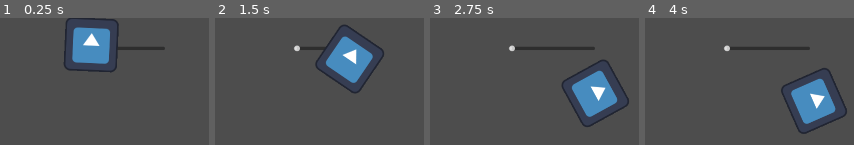
Above: before the commit, frames 1-4 (left to right).
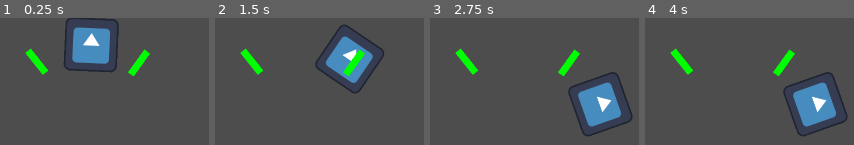
Above: after the commit, the same moments.

Repository: mntjams/game-jam-25-2
Game: Godot game, scene res://scenes/bar.tscn
Two runs of this game, one before a commit and one after it. Both use one fixed random seed, a clock stepped at 60 frames per second and the inputs below. This scene is started directly instead of the project's main scene. The engine's default icon, where the game draws it, is replaced by a stand-in: a white triangle on a blue panel in a dark square.
Inputs:
- Up to frame 1 (0.25 s): no input
- Up to frame 2 (1.5 s): hold D (right) 0.53-1.28 s; hold E (interact) 0.53-1.28 s; hold S (down) from 1.28 s (still down); tap Space (slots) at 1.35 s
- Up to frame 3 (2.75 s): release S (down) at 2.03 s; hold D (right) from 2.03 s (still down); tap Q at 2.1 s
- Up to frame 4 (4 s): release D (right) at 2.78 s; hold W (up) 2.78-3.53 s; tap E (interact) at 2.85 s; tap Enter at 3.5 s; hold A (left) from 3.53 s (still down); tap Space (slots) at 3.6 s

The runs differ from the first frame. In frame 1, 2.2% of the frame differs, in the area x 11-79%, y 22-46%; in frame 2, 2.1%; in frame 3, 8.7%, in the area x 11-98%, y 21-93%; in frame 4, 6.1%.

Commit message:
bar minigame mega nice draft

Diff:
--- a/scenes/bar.tscn
+++ b/scenes/bar.tscn
@@ -1,7 +1,8 @@
-[gd_scene load_steps=4 format=3 uid="uid://dcg75o4frx58c"]
+[gd_scene load_steps=5 format=3 uid="uid://dcg75o4frx58c"]
 
 [ext_resource type="Script" uid="uid://dvym4ff1xdcul" path="res://scripts/bar_minigame.gd" id="1_5dekh"]
 [ext_resource type="Texture2D" uid="uid://jhl61vbnmv02" path="res://assets/img/icon.svg" id="2_bwlfd"]
+[ext_resource type="Texture2D" uid="uid://b2q146hutsua7" path="res://assets/img/text_rect_small.png" id="3_x848m"]
 
 [sub_resource type="Curve2D" id="Curve2D_5dekh"]
 _data = {
@@ -14,12 +15,6 @@
 
 [node name="CanvasLayer" type="CanvasLayer" parent="."]
 
-[node name="slider" type="HSlider" parent="CanvasLayer"]
-offset_left = 189.0
-offset_top = 54.0
-offset_right = 396.0
-offset_bottom = 93.0
-
 [node name="Path2D" type="Path2D" parent="CanvasLayer"]
 position = Vector2(115, 93)
 curve = SubResource("Curve2D_5dekh")
@@ -30,3 +25,25 @@
 
 [node name="Sprite2D" type="Sprite2D" parent="CanvasLayer/Path2D/PathFollow2D"]
 texture = ExtResource("2_bwlfd")
+
+[node name="left" type="PathFollow2D" parent="CanvasLayer/Path2D"]
+position = Vector2(-114, 123)
+rotation = -1.2137831
+
+[node name="TextureRect" type="TextureRect" parent="CanvasLayer/Path2D/left"]
+self_modulate = Color(0, 1, 0, 1)
+offset_top = -31.505611
+offset_right = 17.001907
+offset_bottom = 36.035343
+texture = ExtResource("3_x848m")
+
+[node name="right" type="PathFollow2D" parent="CanvasLayer/Path2D"]
+position = Vector2(-114, 123)
+rotation = -1.2137831
+
+[node name="TextureRect" type="TextureRect" parent="CanvasLayer/Path2D/right"]
+self_modulate = Color(0, 1, 0, 1)
+offset_top = -31.505611
+offset_right = 17.001907
+offset_bottom = 36.035343
+texture = ExtResource("3_x848m")
--- a/scripts/bar_minigame.gd
+++ b/scripts/bar_minigame.gd
@@ -1,17 +1,39 @@
 extends Node2D
 @onready var pathf = $CanvasLayer/Path2D/PathFollow2D
+@onready var left = $CanvasLayer/Path2D/left
+@onready var right = $CanvasLayer/Path2D/right
 var vel = 0.002
 var press_vel = vel*30
+var sweet_spot = 0
+var lost = false
 # Called when the node enters the scene tree for the first time.
 func _ready() -> void:
 	pathf.progress_ratio = 0.5
+	sweet_spot = randf_range(0.2, 0.5)
+	var margin = (1-sweet_spot)/2
+	left.progress_ratio = margin
+	right.progress_ratio = 1-margin
+
 
 # Called every frame. 'delta' is the elapsed time since the previous frame.
 func _physics_process(delta: float) -> void:
-	if Input.is_action_just_pressed("left"):
-		pathf.progress_ratio -= press_vel
-	elif Input.is_action_just_pressed("right"):
-		pathf.progress_ratio += press_vel
-	elif pathf.progress_ratio >= 0.5 and pathf.progress_ratio <= 0.99:
-		pathf.progress_ratio += vel
-	elif pathf.progress_ratio < 0.5 and pathf.progress_ratio >= 0.01: pathf.progress_ratio -= vel
+	if not lost:
+		if Input.is_action_just_pressed("left"):
+			pathf.progress_ratio -= press_vel
+		elif Input.is_action_just_pressed("right"):
+			pathf.progress_ratio += press_vel
+		elif pathf.progress_ratio >= 0.5 and pathf.progress_ratio <= 0.99:
+			pathf.progress_ratio += vel
+		elif pathf.progress_ratio < 0.5 and pathf.progress_ratio >= 0.01: pathf.progress_ratio -= vel
+
+		if pathf.progress_ratio < left.progress_ratio or pathf.progress_ratio > right.progress_ratio:
+			lost = true
+			losing()
+
+
+
+func losing():
+	var tween = get_tree().create_tween()
+	if pathf.progress_ratio < left.progress_ratio:
+		tween.tween_property(pathf, "progress_ratio", 0,1)
+	else: tween.tween_property(pathf, "progress_ratio", 1,1)
